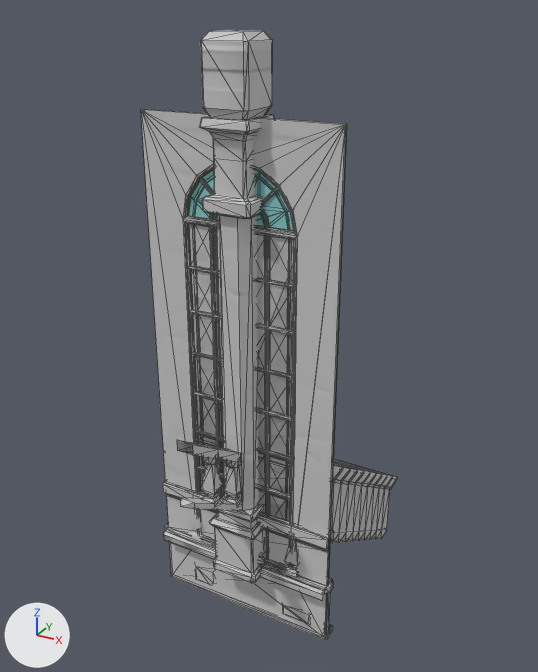
The FBX model Assets/Resources/CreVox/ArtResources/01relic/B02/FBX/B02.FBX as it was, and as the next commit left it.
Camera for both pictures: a camera (50 mm lens) standing at (5.06, -8.39, 8.24) and looking at (0.02, 0.79, 3.66). Lighting does not change. The marker at lower left points along +X, +Y and +Z. Mesh edges are drawn as thin lines on the coarser meshes. Objects named as collision shapes, trigger or cutter boxes, shadow casters or lower levels of detail are left out. Where no turn or scale is listed for an object, it has been applied to the vertices. Vertices at the same position are counted once.

Names of what the first picture shows: 'B02a_GiEbWm001', 'B02a_GiEcWm001', 'B02a_GiEcWm002', 'B02a_GiEcWs001', 'B02a_GiEpWm001', 'B02a_GiVcWm001', 'B02a_GoEbWm001', 'B02a_SiCpWm001', 'B02a_SiEbWm001', 'Cylinder012'.
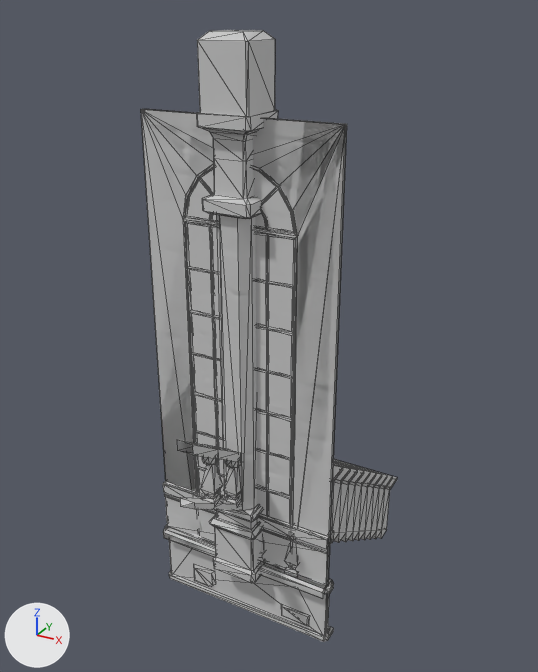
What the commit changed:
me_mesh_003 has 8 vertices, 2 faces and spans x -1.5..1.5, y -0.01, z -1.0..7.0.
me_mesh_003 is used by ob_b02a_giecwm001; location (0.0, 0.0, 0.0).
me_mesh_003 part 4: the loose piece of 4 vertices spanning x -1.5..1.5, y -0.01, z -1.0..7.0 is moved by (0.0, 0.01, 0.0).
me_mesh_003 part 5: the loose piece of 4 vertices spanning x -1.5..1.5, y -0.01, z -1.0..7.0 is moved by (0.0, -0.04, 0.0).
me_mesh is used by ob_b02a_givcwm001; location (0.0, 0.0, 0.0).
me_mesh had 200 vertices, 396 faces and spanned x -0.42..0.42, y -0.42..0.42, z -0.1..8.0.
me_mesh now has 192 vertices, 370 faces and spans x -0.42..0.42, y -0.42..0.42, z -0.1..8.0.
me_mesh part 1: 20 vertices moved from x -0.34..0.34, y -0.34..0.33, z 7.0..7.9 to x -0.39..0.36, y -0.4..0.35, z 7.05..7.9; 20 vertices removed from x -0.34..0.34, y -0.34..0.34, z 6.0..7.0; 12 vertices added at x -0.39..0.39, y -0.4..0.39, z 6.89..7.05.
me_mesh part 2: 16 vertices moved from x -0.39..0.39, y -0.4..0.39, z 0.02..0.06 to x -0.39..0.39, y -0.4..0.39, z 0.06..0.11.
me_mesh part 3: 75 kept faces spanning x -0.39..0.39, y -0.4..0.39, z -0.1..8.0 get new texture (UV) coordinates.

Changed parts and their boxes (x1, y1, x2, y2) in the pictures (538 x 672 px; the box of a moved part takes in the faces that stretch with it):
'B02a_GiEcWm001', reshaped: before (144, 109, 347, 583); after (142, 109, 347, 586)
'B02a_GiVcWm001', reshaped (8% wider): before (199, 30, 274, 583); after (197, 30, 278, 583)
part 1 of me_mesh, moved or reshaped: before (199, 30, 274, 205); after (197, 30, 278, 131)
part 2 of me_mesh, moved or reshaped: before (213, 527, 262, 583); after (213, 527, 261, 583)
part 3 of me_mesh, surface changed: (216, 30, 261, 31) in both
part 4 of me_mesh_003, moved or reshaped: before (175, 111, 330, 582); after (151, 109, 347, 581)
part 5 of me_mesh_003, moved or reshaped: before (144, 109, 347, 583); after (142, 109, 345, 586)
'B02a_GiEpWm001', unchanged, uncovered by the edit: before (165, 524, 334, 640); after (165, 525, 334, 642)
'B02a_GiEcWm002', unchanged, covered by the edit: before (171, 111, 346, 584); after (144, 109, 347, 585)
